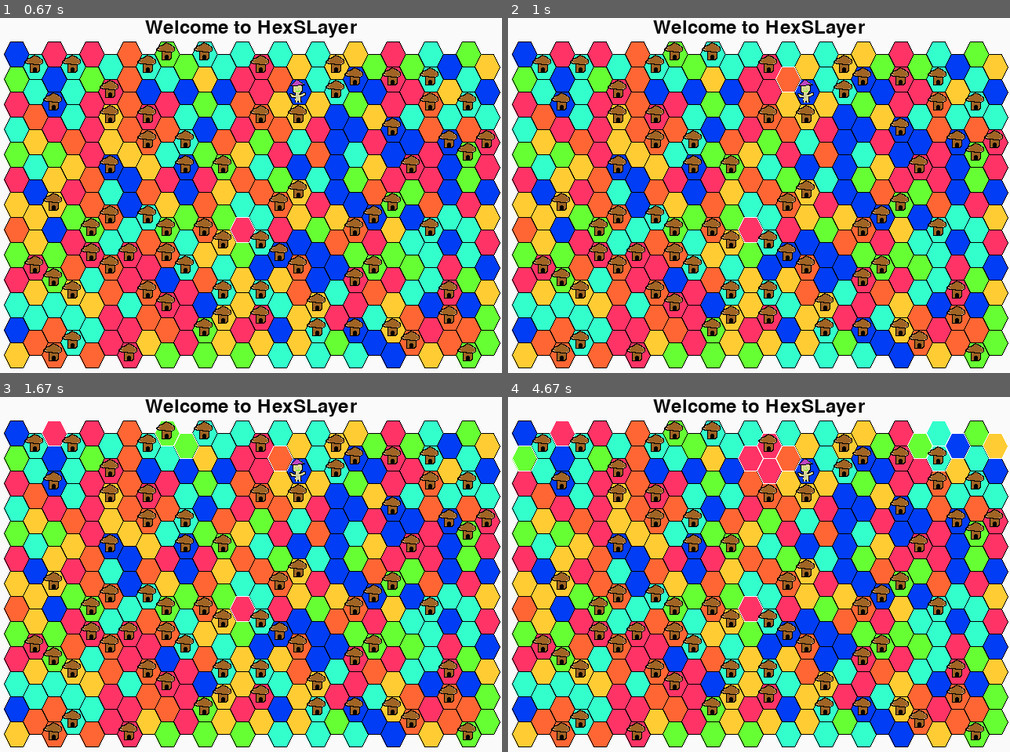
Above: before the commit, frames 1-4 (two rows, left to right).
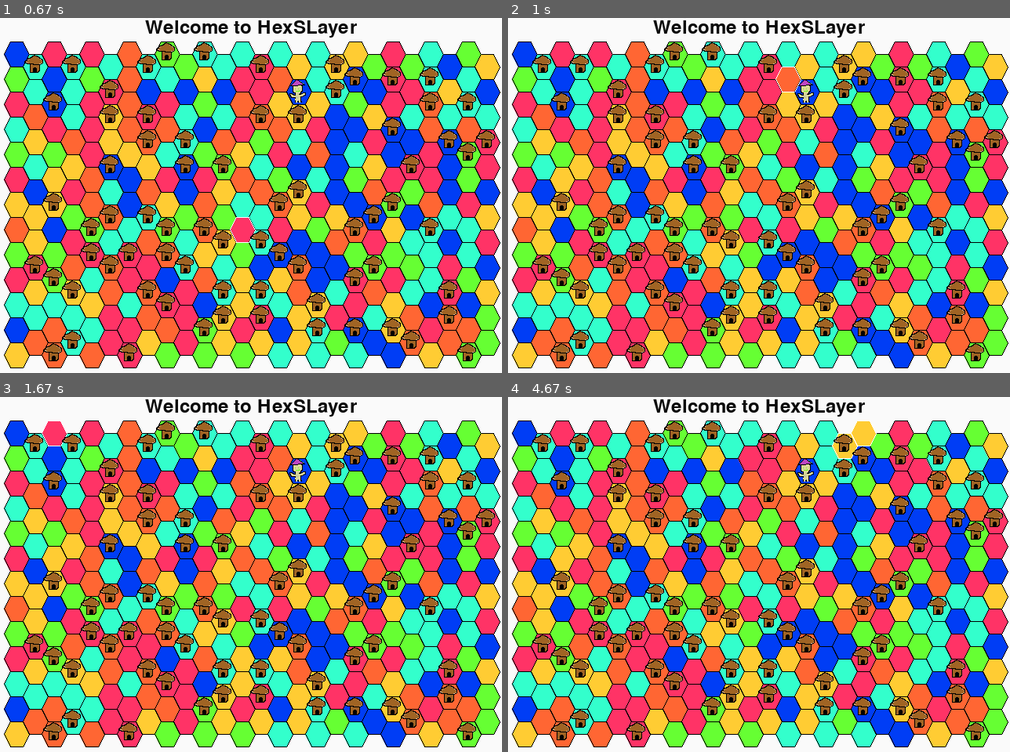
Above: after the commit, the same moments.

Repository: StephenFluin/HexSLayer
Game: pygame game, started from hexslayer.py
The game is run twice, just before and just after one commit, with the same random seed, the same clock (stepped at 60 frames per second) and the same inputs. The source is Python 2; it was converted automatically to run under Python 3.
Inputs (mouse positions are in pixels of both pictures, inside the frame that each line leads up to):
- Up to frame 1 (0.67 s): press the mouse at (251, 231) at 0.37 s; move the mouse to (190, 220) at 0.47 s; release the mouse at (130, 209) at 0.6 s
- Up to frame 2 (1 s): press the mouse at (789, 78) at 0.7 s; move the mouse to (688, 99) at 0.8 s; release the mouse at (588, 117) at 0.93 s
- Up to frame 3 (1.67 s): press the mouse at (185, 446) at 1.03 s; move the mouse to (311, 585) at 1.13 s; release the mouse at (441, 727) at 1.27 s; press the mouse at (55, 432) at 1.37 s; move the mouse to (95, 570) at 1.47 s; release the mouse at (140, 705) at 1.6 s
- Up to frame 4 (4.67 s): press the mouse at (523, 457) at 1.7 s; move the mouse to (573, 549) at 1.8 s; release the mouse at (618, 645) at 1.93 s; press the mouse at (994, 446) at 2.03 s; move the mouse to (969, 443) at 2.13 s; release the mouse at (944, 443) at 2.27 s; press the mouse at (864, 432) at 2.37 s; move the mouse to (799, 439) at 2.47 s; release the mouse at (733, 443) at 2.6 s; press the mouse at (939, 457) at 2.7 s; move the mouse to (909, 468) at 2.8 s; release the mouse at (884, 482) at 2.93 s; press the mouse at (959, 446) at 3.03 s; move the mouse to (879, 503) at 3.13 s; release the mouse at (799, 563) at 3.27 s; press the mouse at (673, 432) at 3.37 s; move the mouse to (663, 517) at 3.47 s; release the mouse at (653, 602) at 3.6 s; press the mouse at (919, 446) at 3.7 s; move the mouse to (854, 460) at 3.8 s; release the mouse at (784, 478) at 3.93 s; press the mouse at (769, 446) at 4.03 s; move the mouse to (673, 535) at 4.13 s; release the mouse at (578, 624) at 4.27 s; press the mouse at (844, 446) at 4.37 s; move the mouse to (723, 510) at 4.47 s; release the mouse at (598, 578) at 4.6 s

Frame 1 is identical in both runs. In frame 2, less than 0.1% of the frame differs, in the area x 45-51%, y 56-64%; in frame 3, 0.1%; in frame 4, 0.5%, in the area x 0-100%, y 6-64%.

Commit message:
Broke game file into multiple files. Added single-selection constraints

Diff:
--- /dev/null
+++ b/hexmath.py
@@ -0,0 +1,33 @@
+# TODO figure out a way to make this more organized
+tilesize = 32
+
+def getHexAt(x,y):
+	s = tilesize
+	l = .25
+	r = .75
+	return ((x+l*s,y), (x+r*s,y), (x+s,y+s/2), (x+r*s,y+s), (x+l*s,y+s), (x,y+s/2))
+
+def convertGridPosition(map,x,y):
+	return (x*1.5*tilesize+y%2*tilesize*.75+map.x,y*tilesize/2+map.y)
+
+
+# We define 0 as north, then go clockwise.
+def getAdjacent(x,y,direction):
+	evenYChanges = ((0,-2),(0,-1),(0,1),(0,2),(-1,1),(-1,-1))
+	oddYChanges = ((0,-2),(1,-1),(1,1),(0,2),(0,1),(0,-1))
+	dirChanges=(evenYChanges,oddYChanges)
+	change = dirChanges[y % 2][direction]
+	return (x+change[0],y+change[1])
+
+
+
+# adjacency works as:	NW		N		NE		SE		S	SW
+# 1,2 is different like:	-1,-1	0,-2		0,-1		0,1		0,2	-1,1
+# 0,3 is different like:	0,-1		0,-2		1,-1		1,1		0,2	0,1
+# 1,3 is different like:	0,-1		0,-2		1,-1		1,1		0,2	0,1
+# 1,4 is different like:	-1,-1	0,-2		0,-1		0,1		0,2	-1,1
+def isAdjacent(x1,y1,x2,y2):
+	for i in range(6):
+		if getAdjacent(x1,y1,i) == (x2,y2):
+			return 1
+	return 0
--- a/hexslayer.py
+++ b/hexslayer.py
@@ -1,8 +1,10 @@
 #!/usr/bin/python
 
-import pygame
-import random
+import pygame, random
 from pygame.locals import *
+
+from pawns import *
+from hexmath import *
 
 
 if not pygame.font: print 'Warning, fonts disabled'
@@ -19,45 +21,12 @@
 background = background.convert()
 background.fill((250, 250, 250))
 
-renders = []
+
 
 selected = None
 
 
-class Pawn(pygame.sprite.Sprite):
-	def __init__(self,gameMap,x,y):
-		self.gameMap = gameMap
-		pygame.sprite.Sprite.__init__(self)
-		self.x,self.y = convertGridPosition(self.gameMap,x,y)
-		self.image = pygame.image.load("wizard.png")
-		self.startTile = None
-	def setPos(self,x,y):
-		self.x,self.y = convertGridPosition(self.gameMap,x,y)
-		self.startTile.pawn = None
-		self.gameMap.getTile((x,y)).pawn = self
-		self.gameMap.getTile((x,y)).draw()
-	def attack(self,x,y):
-		#print "Testing if we can attack this tile"
-		#print "Returning the pawn to " , self.startTile.xloc,"X",self.startTile.yloc
-		tiles = self.gameMap.getTileSet((self.startTile.xloc,self.startTile.yloc))
-		for tile in tiles:
-			if(tile.isAdjacent((x,y))):
-				#The attacked tile is adjacent to a tile in our starting set
-				if self.gameMap.getTile((x,y)).village:
-					if (self.gameMap.getTile((x,y)).player != self.startTile.player):
-						renders.remove(self.gameMap.getTile((x,y)).village)
-						self.gameMap.getTile((x,y)).village = None
-					else:
-						return False
-				self.gameMap.getTile((x,y)).setPlayer(self.startTile.player)
-				self.gameMap.cleanUpGame()
-				return True
-		return False
-
-
-class Villager(Pawn):
-	def __init__(self,gameMap,xloc,yloc):
-		Pawn.__init__(self,gameMap,xloc,yloc)
+
 
 class Village(pygame.sprite.Sprite):
 	def __init__(self,gameMap,xloc,yloc):
@@ -66,7 +35,7 @@
 		self.xloc = xloc
 		self.yloc = yloc
 		self.image = pygame.image.load("village.png")
-		renders.append(self)
+		gameMap.renders.append(self)
 
 
 class Tile(pygame.sprite.Sprite):
@@ -147,6 +116,8 @@
 
 		self.tiles = []
 		self.alltiles = []
+		self.renders = []
+		self.selectedSet = []
 
 		for y in range(self.height):
 
@@ -163,16 +134,19 @@
 		if(clickedTile.pawn != None):
 			retval = clickedTile.pawn
 
-		selectedSet = self.getTileSet((x,y))
+		for tile in self.selectedSet:
+			tile.deselect()
+		self.selectedSet = self.getTileSet((x,y))
 		shouldDeselect = clickedTile.selected
 		if not retval:
-			for tile in selectedSet:
+			for tile in self.selectedSet:
 				if(shouldDeselect):
 					tile.deselect()
-					print "Deselecting tile"
+
+					self.selectedSet = None
 				else:
 					tile.select()
-					print "Selecting tile"
+
 
 		return retval
 
@@ -232,20 +206,13 @@
 					dest.village = Village(dest.gameMap,dest.xloc,dest.yloc)
 				while len(villages) > 1 or ( len(villages) > 0 and len(realm) < 2):
 					dest = villages.pop(random.randrange(len(villages)))
-					renders.remove(dest.village)
+					self.renders.remove(dest.village)
 					dest.village = None
 
 
 
 
-def getHexAt(x,y):
-	s = tilesize
-	l = .25
-	r = .75
-	return ((x+l*s,y), (x+r*s,y), (x+s,y+s/2), (x+r*s,y+s), (x+l*s,y+s), (x,y+s/2))
-
-def convertGridPosition(map,x,y):
-	return (x*1.5*tilesize+y%2*tilesize*.75+map.x,y*tilesize/2+map.y)
+
 
 def main():
 
@@ -265,7 +232,7 @@
 
 
 
-	renders.append(gameMap.tiles[3][7].addPawn(Villager(gameMap,7,3)))
+	gameMap.renders.append(gameMap.tiles[3][7].addPawn(Villager(gameMap,7,3)))
 	gameMap.cleanUpGame()
 
 	while True:
@@ -305,35 +272,17 @@
 				elif event.type == MOUSEMOTION:
 					if mouseCarrying != None:
 						mouseCarrying.x,mouseCarrying.y = pygame.mouse.get_pos()
-						mouseCarrying.x -= 15
-						mouseCarrying.y -= 15
+						mouseCarrying.x -= 5
+						mouseCarrying.y -= 5
 		allsprites.update()
 
 		#Draw Everything
 		screen.blit(background, (0, 0))
-		for pawn in renders:
+		for pawn in gameMap.renders:
 			screen.blit(pawn.image,(pawn.x,pawn.y))
 		allsprites.draw(screen)
 		pygame.display.flip()
 
-# adjacency works as:	NW		N		NE		SE		S	SW
-# 1,2 is different like:	-1,-1	0,-2		0,-1		0,1		0,2	-1,1
-# 0,3 is different like:	0,-1		0,-2		1,-1		1,1		0,2	0,1
-# 1,3 is different like:	0,-1		0,-2		1,-1		1,1		0,2	0,1
-# 1,4 is different like:	-1,-1	0,-2		0,-1		0,1		0,2	-1,1
-def isAdjacent(x1,y1,x2,y2):
-	for i in range(6):
-		if getAdjacent(x1,y1,i) == (x2,y2):
-			return 1
-	return 0
-
-# We define 0 as north, then go clockwise.
-def getAdjacent(x,y,direction):
-	evenYChanges = ((0,-2),(0,-1),(0,1),(0,2),(-1,1),(-1,-1))
-	oddYChanges = ((0,-2),(1,-1),(1,1),(0,2),(0,1),(0,-1))
-	dirChanges=(evenYChanges,oddYChanges)
-	change = dirChanges[y % 2][direction]
-	return (x+change[0],y+change[1])
 
 
 
--- /dev/null
+++ b/pawns.py
@@ -0,0 +1,40 @@
+import pygame, random
+from pygame.locals import *
+from hexmath import *
+
+class Pawn(pygame.sprite.Sprite):
+	def __init__(self,gameMap,x,y):
+		self.gameMap = gameMap
+		pygame.sprite.Sprite.__init__(self)
+		self.x,self.y = convertGridPosition(self.gameMap,x,y)
+		self.image = pygame.image.load("wizard.png")
+		self.startTile = None
+
+	def setPos(self,x,y):
+		self.x,self.y = convertGridPosition(self.gameMap,x,y)
+		self.startTile.pawn = None
+		self.gameMap.getTile((x,y)).pawn = self
+		self.gameMap.getTile((x,y)).draw()
+
+	def attack(self,x,y):
+		#print "Testing if we can attack this tile"
+		#print "Returning the pawn to " , self.startTile.xloc,"X",self.startTile.yloc
+		tiles = self.gameMap.getTileSet((self.startTile.xloc,self.startTile.yloc))
+		for tile in tiles:
+			if(tile.isAdjacent((x,y))):
+				#The attacked tile is adjacent to a tile in our starting set
+				if self.gameMap.getTile((x,y)).village:
+					if (self.gameMap.getTile((x,y)).player != self.startTile.player):
+						self.gameMap.renders.remove(self.gameMap.getTile((x,y)).village)
+						self.gameMap.getTile((x,y)).village = None
+					else:
+						return False
+				self.gameMap.getTile((x,y)).setPlayer(self.startTile.player)
+				self.gameMap.cleanUpGame()
+				return True
+		return False
+
+
+class Villager(Pawn):
+	def __init__(self,gameMap,xloc,yloc):
+		Pawn.__init__(self,gameMap,xloc,yloc)
Not shown, added: hexmath.pyc
Not shown, added: pawns.pyc
